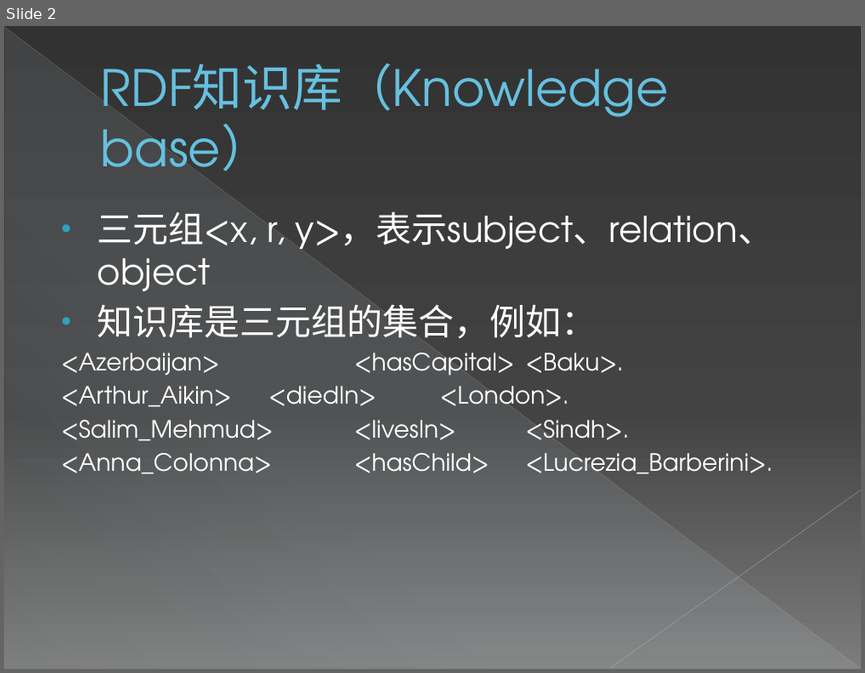
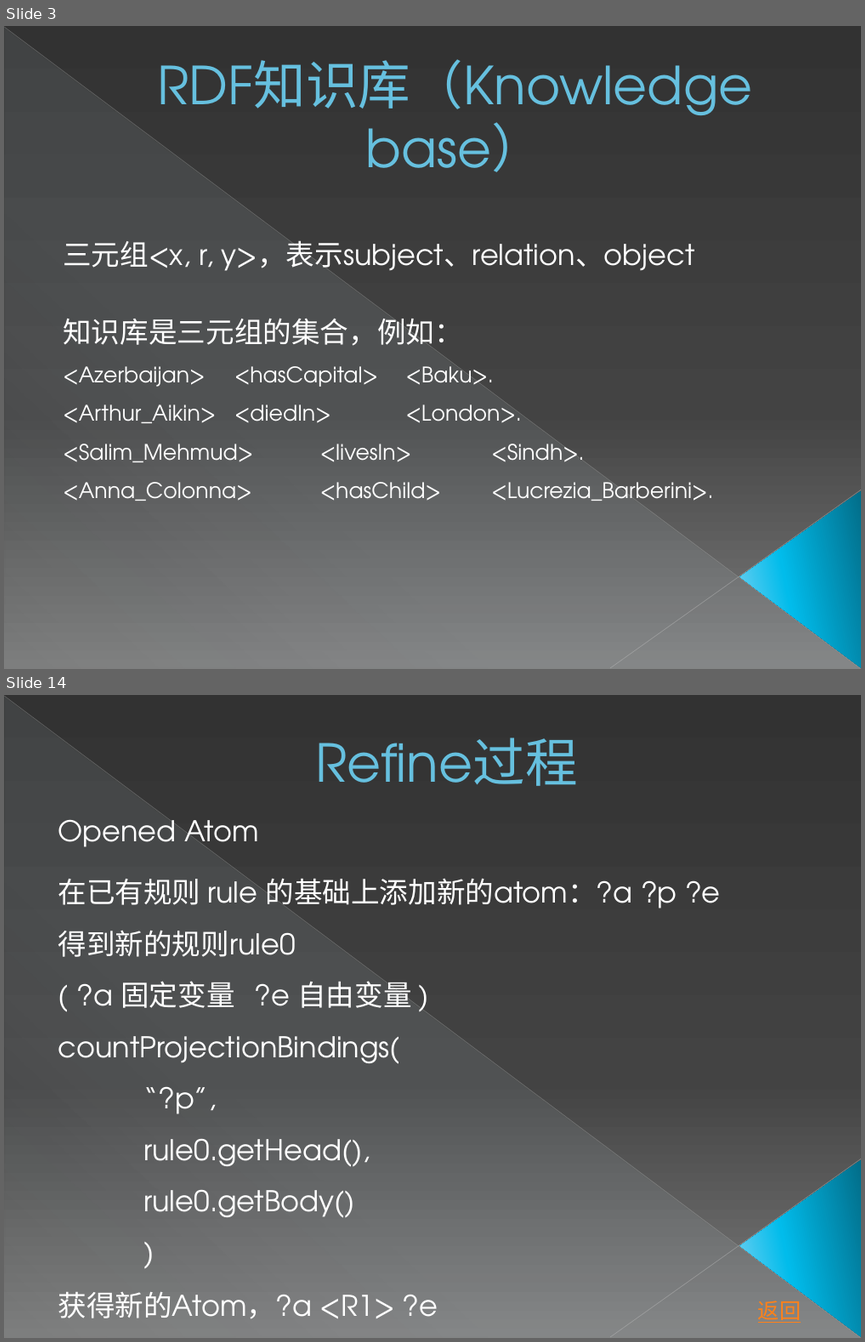
Before and after one commit to zxlzr/RuleMiner, a slide deck: 毕设答辩.pptx. Shown one above the other, each under a label of ours: slide 2 before the commit, slides 3 and 14 after it; the slides between them are not shown. The pictures are 865x673 and 865x1342 pixels, drawn with LibreOffice and Linux fonts; fonts in the diff are those of the drawing. Boxes give left, top, right and bottom in pixels: in the first picture for what was removed or moved away, otherwise in the second. Text is boxed around its words. In the diff, an @@ line names an element or a change of style, - is before the commit and + after.

```diff
--- a/毕设答辩.pptx
+++ b/毕设答辩.pptx
@@ slide 14 added at [4, 695, 861, 1338], background gradient #333333 to #444444 to #7D7D7D; not listed: 4 template elements that a slide beside it also shows @@
@@ text added at [316, 737, 578, 786], 44 pt, text #66C0E0 @@
+Refine过程
@@ text added at [58, 819, 259, 856], 24 pt, text #FFFFFF @@
+Opened Atom
@@ text added at [58, 878, 721, 1218], 24 pt, text #FFFFFF @@
+在已有规则 rule 的基础上添加新的atom：?a ?p ?e
+得到新的规则rule0
+( ?a 固定变量 ?e 自由变量 )
+countProjectionBindings(
+“?p”,
+rule0.getHead(),
+rule0.getBody()
+)
@@ text added at [58, 1292, 438, 1319], 24 pt, text #FFFFFF @@
+获得新的Atom，?a <R1> ?e
@@ text added at [758, 1300, 800, 1322], 18 pt, text #FF8119, underline @@
+返回
@@ what was slide 2 is now slide 3 @@
@@ slide 3 changed as well @@
@@ text "RDF知识库（Knowledge base）" at [157, 59, 752, 172]: size 42 to 44 pt; alignment left to centre; vertical alignment middle to bottom @@
@@ text "三元组<x, r, y>，表示subject、relation、object": place and size @@
-text "三元组<x, r, y>，表示subject、relation、object" at [61, 211, 773, 474]
+text "三元组<x, r, y>，表示subject、relation、object" at [63, 240, 713, 500]
@@ text "三元组<x, r, y>，表示subject、relation、object" at [63, 240, 713, 500]: size 30 to 24 pt in "三元组<x, r, y>，表示subject、relation、object", "知识库是三元组的集合，例如："; size 20 to 18 pt in "<Azerbaijan> <hasCapital> <Baku>.", "<Arthur_Aikin> <diedIn> <London>.", "<Salim_Mehmud> <livesIn> <Sindh>.", "<Anna_Colonna> <hasChild> <Lucrezia_Barberini>."; bullet • to none; less space between paragraphs; line spacing 1 to 1.5; indent changed @@
@@ triangle added at [739, 491, 861, 668], fill gradient #036E89 to #01BCEB to #7CD1F2 @@
```
Also in this commit, not shown: 3 other slides changed, 18 other slides added.
